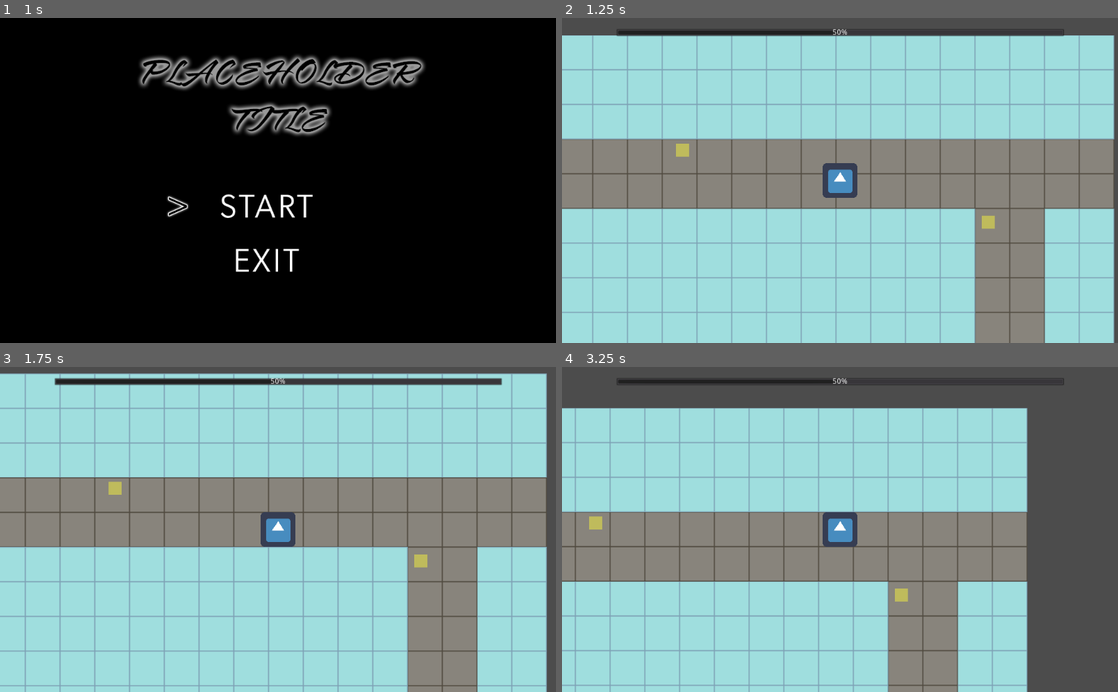
Above: before the commit, frames 1-4 (two rows, left to right).
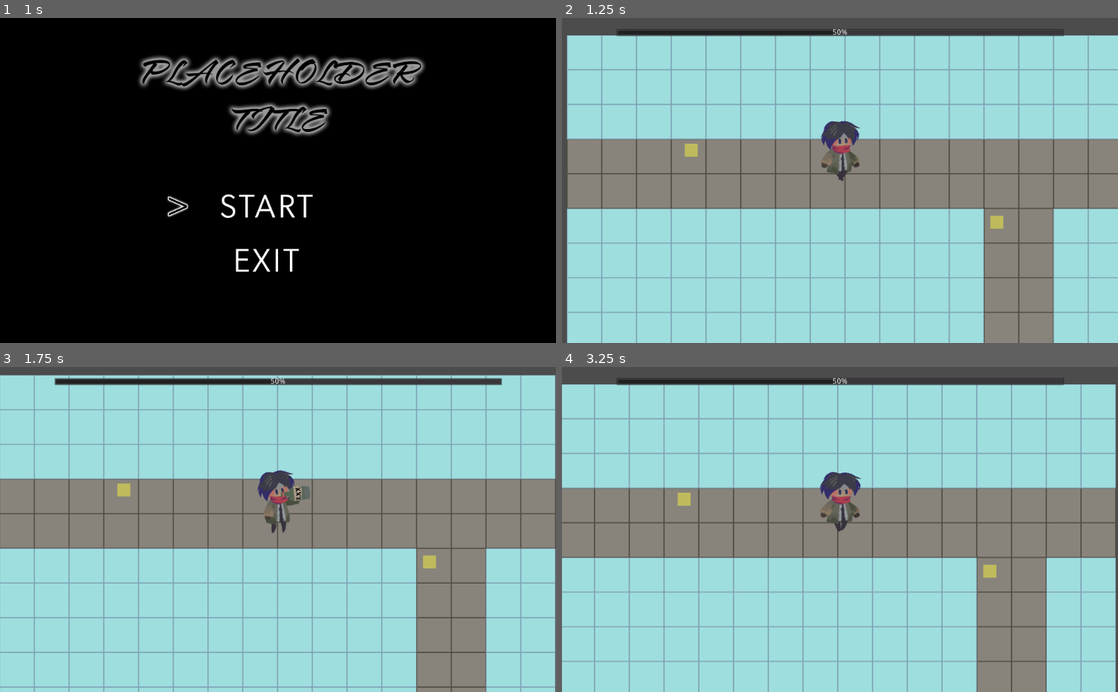
Above: after the commit, the same moments.

Repository: kris-pearman/global-game-jam-2021
Game: Godot game, scene res://Scenes/Screens/Title.tscn
The game is run twice, just before and just after one commit, with the same random seed, the same clock (stepped at 60 frames per second) and the same inputs. The engine's default icon, where the game draws it, is replaced by a stand-in: a white triangle on a blue panel in a dark square. Sound files missing from this copy of the repository are replaced by a short silence.
Inputs:
- Up to frame 1 (1 s): tap Enter (ui_accept) at 0.5 s; hold Right (right) from 0.53 s (still down); hold Enter (ui_accept) from 0.53 s (still down)
- Up to frame 2 (1.25 s): keep holding Right (right); keep holding Enter (ui_accept)
- Up to frame 3 (1.75 s): release Right (right) at 1.28 s; release Enter (ui_accept) at 1.28 s; hold Down (down) from 1.28 s (still down); tap Enter (ui_accept) at 1.35, 1.52 s
- Up to frame 4 (3.25 s): tap Enter (ui_accept) at 1.82, 2.85, 3.02 s; release Down (down) at 2.03 s; hold Right (right) 2.03-2.78 s; hold Enter (ui_accept) 2.03-2.78 s; hold Up (up) from 2.78 s (still down)

Frame 1 is identical in both runs. In frame 2, 11% of the frame differs, in the area x 0-100%, y 5-100%; in frame 3, 18%; in frame 4, 49%.

Commit message:
Animated player
Player is now animated and has footsteps!

Diff:
--- a/Global Game Jam 2021/Assets/Player/PlayerRig.gd
+++ b/Global Game Jam 2021/Assets/Player/PlayerRig.gd
@@ -2,6 +2,7 @@
 
 
 onready var anim_state_machine = $AnimationTree.get("parameters/playback")
+
 
 
 func _ready():
@@ -17,6 +18,6 @@
 func set_flip(is_flipped: bool) -> void:
 	# For flipping the sprite
 	if is_flipped:
-		self.scale.x = -1
+		self.scale.x = -0.6
 	else:
-		self.scale.x = 1
+		self.scale.x = 0.6
--- a/Global Game Jam 2021/Assets/Player/PlayerRig.tscn
+++ b/Global Game Jam 2021/Assets/Player/PlayerRig.tscn
@@ -1291,45 +1291,45 @@
 "values": [ false ]
 }
 
-[sub_resource type="AnimationNodeAnimation" id=11]
+[sub_resource type="AnimationNodeAnimation" id=5]
 animation = "drink"
 
-[sub_resource type="AnimationNodeAnimation" id=5]
+[sub_resource type="AnimationNodeAnimation" id=6]
 animation = "idle"
 
-[sub_resource type="AnimationNodeAnimation" id=6]
+[sub_resource type="AnimationNodeAnimation" id=7]
 animation = "run"
-
-[sub_resource type="AnimationNodeStateMachineTransition" id=7]
-xfade_time = 0.2
 
 [sub_resource type="AnimationNodeStateMachineTransition" id=8]
 xfade_time = 0.2
 
-[sub_resource type="AnimationNodeStateMachineTransition" id=12]
+[sub_resource type="AnimationNodeStateMachineTransition" id=9]
+xfade_time = 0.2
+
+[sub_resource type="AnimationNodeStateMachineTransition" id=10]
 xfade_time = 0.1
 
-[sub_resource type="AnimationNodeStateMachineTransition" id=13]
+[sub_resource type="AnimationNodeStateMachineTransition" id=11]
 switch_mode = 2
 xfade_time = 0.1
 
-[sub_resource type="AnimationNodeStateMachineTransition" id=14]
+[sub_resource type="AnimationNodeStateMachineTransition" id=12]
 switch_mode = 2
 xfade_time = 0.1
 
-[sub_resource type="AnimationNodeStateMachineTransition" id=15]
+[sub_resource type="AnimationNodeStateMachineTransition" id=13]
 xfade_time = 0.1
 
-[sub_resource type="AnimationNodeStateMachine" id=9]
-states/drink/node = SubResource( 11 )
+[sub_resource type="AnimationNodeStateMachine" id=14]
+states/drink/node = SubResource( 5 )
 states/drink/position = Vector2( 387, 226 )
-states/idle/node = SubResource( 5 )
+states/idle/node = SubResource( 6 )
 states/idle/position = Vector2( 275, 110 )
-states/run/node = SubResource( 6 )
+states/run/node = SubResource( 7 )
 states/run/position = Vector2( 502, 110 )
-transitions = [ "idle", "run", SubResource( 7 ), "run", "idle", SubResource( 8 ), "idle", "drink", SubResource( 12 ), "drink", "idle", SubResource( 13 ), "drink", "run", SubResource( 14 ), "run", "drink", SubResource( 15 ) ]
-
-[sub_resource type="AnimationNodeStateMachinePlayback" id=10]
+transitions = [ "idle", "run", SubResource( 8 ), "run", "idle", SubResource( 9 ), "idle", "drink", SubResource( 10 ), "drink", "idle", SubResource( 11 ), "drink", "run", SubResource( 12 ), "run", "drink", SubResource( 13 ) ]
+
+[sub_resource type="AnimationNodeStateMachinePlayback" id=15]
 
 [node name="PlayerRig" type="Node2D"]
 scale = Vector2( 0.6, 0.6 )
@@ -1343,15 +1343,12 @@
 }
 
 [node name="Squash" type="Node2D" parent="."]
-scale = Vector2( 1.00079, 0.998425 )
 
 [node name="Root" type="Node2D" parent="Squash"]
-position = Vector2( 0, -99.7446 )
-rotation = 0.060038
+position = Vector2( 0, -90 )
 
 [node name="Right Arm" type="Sprite" parent="Squash/Root"]
 position = Vector2( -22.2598, 6.3811 )
-rotation = 0.372306
 texture = ExtResource( 9 )
 offset = Vector2( -6.91995, 23.1412 )
 
@@ -1366,60 +1363,52 @@
 
 [node name="Right Leg" type="Sprite" parent="Squash/Root"]
 position = Vector2( -14.7911, 57.9834 )
-rotation = -0.975884
 texture = ExtResource( 8 )
 offset = Vector2( -1.40148, 17.1683 )
 
 [node name="Left Leg" type="Sprite" parent="Squash/Root"]
 position = Vector2( 11.6667, 61.6667 )
-rotation = 0.965484
 texture = ExtResource( 11 )
 offset = Vector2( 0.833335, 16.6667 )
 
 [node name="Left Coat" type="Sprite" parent="Squash/Root"]
 position = Vector2( 10.0647, 9.36977 )
-rotation = -0.0987315
 texture = ExtResource( 7 )
 offset = Vector2( 6.36397, 27.2236 )
 
 [node name="Right Coat" type="Sprite" parent="Squash/Root"]
 position = Vector2( -16.8054, 7.24845 )
-rotation = -0.155427
 texture = ExtResource( 3 )
 offset = Vector2( -6.36397, 29.6985 )
 
 [node name="Left Arm" type="Sprite" parent="Squash/Root"]
 position = Vector2( 15.7215, 2.29871 )
-rotation = -0.394258
 texture = ExtResource( 5 )
 offset = Vector2( 14.1421, 27.5772 )
 
 [node name="Head" type="Sprite" parent="Squash/Root"]
-position = Vector2( -3.03991, -9.19374 )
+position = Vector2( -2.30969, -5.47947 )
 texture = ExtResource( 12 )
 offset = Vector2( 2.12132, -35.7089 )
 
 [node name="Left Hair" type="Sprite" parent="Squash/Root/Head"]
 position = Vector2( -4.19194, -69.8376 )
-rotation = 0.0452423
 texture = ExtResource( 4 )
 offset = Vector2( -21.5668, 24.7487 )
 
 [node name="Right Hair" type="Sprite" parent="Squash/Root/Head"]
 position = Vector2( 0.353561, -66.8216 )
-rotation = -0.0651165
 texture = ExtResource( 6 )
 offset = Vector2( 21.9203, 27.9307 )
 
 [node name="Scarf" type="Sprite" parent="Squash/Root"]
-position = Vector2( -2.01962, 4.23344 )
+position = Vector2( -1.95613, 5.48068 )
 texture = ExtResource( 2 )
 offset = Vector2( 2.82843, -7.42462 )
 
 [node name="Bottle" type="Sprite" parent="Squash/Root"]
-visible = false
-position = Vector2( -56.6923, 35.6872 )
-rotation = -0.926486
+position = Vector2( -43.6728, 46.2048 )
+rotation = -1.29879
 texture = ExtResource( 13 )
 
 [node name="AnimationPlayer" type="AnimationPlayer" parent="."]
@@ -1429,7 +1418,9 @@
 anims/run = SubResource( 4 )
 
 [node name="AnimationTree" type="AnimationTree" parent="."]
-tree_root = SubResource( 9 )
+tree_root = SubResource( 14 )
 anim_player = NodePath("../AnimationPlayer")
 active = true
-parameters/playback = SubResource( 10 )
+parameters/playback = SubResource( 15 )
+[connection signal="animation_finished" from="AnimationPlayer" to="." method="_on_AnimationPlayer_animation_finished"]
+[connection signal="animation_started" from="AnimationPlayer" to="." method="_on_AnimationPlayer_animation_started"]
--- a/Global Game Jam 2021/Scenes/Game.gd
+++ b/Global Game Jam 2021/Scenes/Game.gd
@@ -10,9 +10,13 @@
 
 # Called when the node enters the scene tree for the first time.
 func _ready():
-	pass # Replace with function body.
+	$Intro.play()
 
 
 # Called every frame. 'delta' is the elapsed time since the previous frame.
 #func _process(delta):
 #	pass
+
+
+func _on_Intro_finished():
+	$Main.play()
--- a/Global Game Jam 2021/Scenes/Game.tscn
+++ b/Global Game Jam 2021/Scenes/Game.tscn
@@ -1,10 +1,12 @@
-[gd_scene load_steps=6 format=2]
+[gd_scene load_steps=8 format=2]
 
 [ext_resource path="res://Scenes/Player.tscn" type="PackedScene" id=1]
 [ext_resource path="res://Scenes/Pickup/Pickup.tscn" type="PackedScene" id=2]
 [ext_resource path="res://Scenes/UI/DrunkBar.gd" type="Script" id=3]
 [ext_resource path="res://Scenes/Map/Map.tscn" type="PackedScene" id=4]
 [ext_resource path="res://Scenes/Game.gd" type="Script" id=5]
+[ext_resource path="res://Music/Intro.wav" type="AudioStream" id=6]
+[ext_resource path="res://Music/Main loop.wav" type="AudioStream" id=7]
 
 [node name="Game" type="Node"]
 script = ExtResource( 5 )
@@ -62,3 +64,10 @@
 margin_right = 925.0
 margin_bottom = 34.0
 script = ExtResource( 3 )
+
+[node name="Intro" type="AudioStreamPlayer" parent="."]
+stream = ExtResource( 6 )
+
+[node name="Main" type="AudioStreamPlayer" parent="."]
+stream = ExtResource( 7 )
+[connection signal="finished" from="Intro" to="." method="_on_Intro_finished"]
--- a/Global Game Jam 2021/Scenes/Player.gd
+++ b/Global Game Jam 2021/Scenes/Player.gd
@@ -2,27 +2,90 @@
 
 export (int) var speed = 200
 var velocity = Vector2()
+var playerMove = false
+var delayframe = 0
+var footstepsplaying = false
+var haltOthers = false
 
 func get_input():
 	velocity = Vector2()
-	if Input.is_action_pressed('right'):
-		velocity.x += 1
-	if Input.is_action_pressed('left'):
-		velocity.x -= 1
-	if Input.is_action_pressed('up'):
-		velocity.y -= 1
-	if Input.is_action_pressed('down'):
-		velocity.y += 1
-	velocity = velocity.normalized() * speed
+	if delayframe == 5:
+		if haltOthers == false:
+			if Input.is_action_pressed('right'):
+				velocity.x += 1
+				$PlayerRig.set_flip(1)
+				playerMove = true
+			if Input.is_action_pressed('left'):
+				velocity.x -= 1
+				$PlayerRig.set_flip(0)
+				playerMove = true
+			if Input.is_action_pressed('up'):
+				velocity.y -= 1
+				playerMove = true
+			if Input.is_action_pressed('down'):
+				velocity.y += 1
+				playerMove = true
+			velocity = velocity.normalized() * speed
+			if Input.is_action_pressed("ui_accept"):
+				drink_animation()
+				set_timer()
 
+
+
+#func _ready():
 
 # Called every frame. 'delta' is the elapsed time since the previous frame.
 func _physics_process(delta):
 	get_input()
 	velocity = move_and_slide(velocity)
 	check_collision()
+	check_animation()
+	check_player_move()
+
+
+
 
 func check_collision():
 	for i in get_slide_count():
 			var collision = get_slide_collision(i)
 			print("Collided with: ", collision.collider.name)
+
+
+func check_animation():
+	if haltOthers == false:
+		if playerMove == true:
+			$PlayerRig.update_animation("run")
+			if footstepsplaying == false:
+				$Footsteps.play()
+				footstepsplaying = true
+
+
+
+
+func check_player_move():
+	if haltOthers == false:
+		if delayframe == 5:
+			if velocity.x == 0 and velocity.y == 0:
+				$PlayerRig.update_animation("idle")
+				$Footsteps.stop()
+				playerMove = false
+				footstepsplaying = false
+		else:
+			delayframe +=1
+
+
+
+func drink_animation():
+	$PlayerRig.update_animation("drink")
+	footstepsplaying = false
+	$Footsteps.stop()
+
+func set_timer():
+	$DrinkTimer.start()
+	haltOthers = true
+	footstepsplaying = false
+
+
+func _on_DrinkTimer_timeout():
+	haltOthers = false
+	$DrinkTimer.wait_time = 0.9
--- a/Global Game Jam 2021/Scenes/Player.tscn
+++ b/Global Game Jam 2021/Scenes/Player.tscn
@@ -1,10 +1,12 @@
-[gd_scene load_steps=4 format=2]
+[gd_scene load_steps=6 format=2]
 
 [ext_resource path="res://Scenes/Player.gd" type="Script" id=1]
 [ext_resource path="res://icon.png" type="Texture" id=2]
+[ext_resource path="res://Assets/Player/PlayerRig.tscn" type="PackedScene" id=3]
+[ext_resource path="res://Sounds/Footsteps fast.wav" type="AudioStream" id=4]
 
 [sub_resource type="RectangleShape2D" id=1]
-extents = Vector2( 32.4062, 32.3729 )
+extents = Vector2( 32.4062, 16.2031 )
 
 [node name="Node2D" type="Node2D"]
 position = Vector2( 95.3516, 93.2328 )
@@ -12,11 +14,23 @@
 [node name="Player" type="KinematicBody2D" parent="."]
 script = ExtResource( 1 )
 
+[node name="Footsteps" type="AudioStreamPlayer" parent="Player"]
+stream = ExtResource( 4 )
+volume_db = -12.0
+
+[node name="PlayerRig" parent="Player" instance=ExtResource( 3 )]
+
 [node name="CollisionShape2D2" type="CollisionShape2D" parent="Player"]
+position = Vector2( -2.16911, -13.0034 )
 shape = SubResource( 1 )
 
 [node name="Sprite" type="Sprite" parent="Player"]
+visible = false
 texture = ExtResource( 2 )
 
 [node name="Camera2D" type="Camera2D" parent="Player"]
 current = true
+
+[node name="DrinkTimer" type="Timer" parent="Player"]
+wait_time = 0.9
+[connection signal="timeout" from="Player/DrinkTimer" to="Player" method="_on_DrinkTimer_timeout"]
Not shown, added: Global Game Jam 2021/Sounds/Footsteps fast.wav.import
Not shown, added: Global Game Jam 2021/Sounds/Footsteps fast.wav
